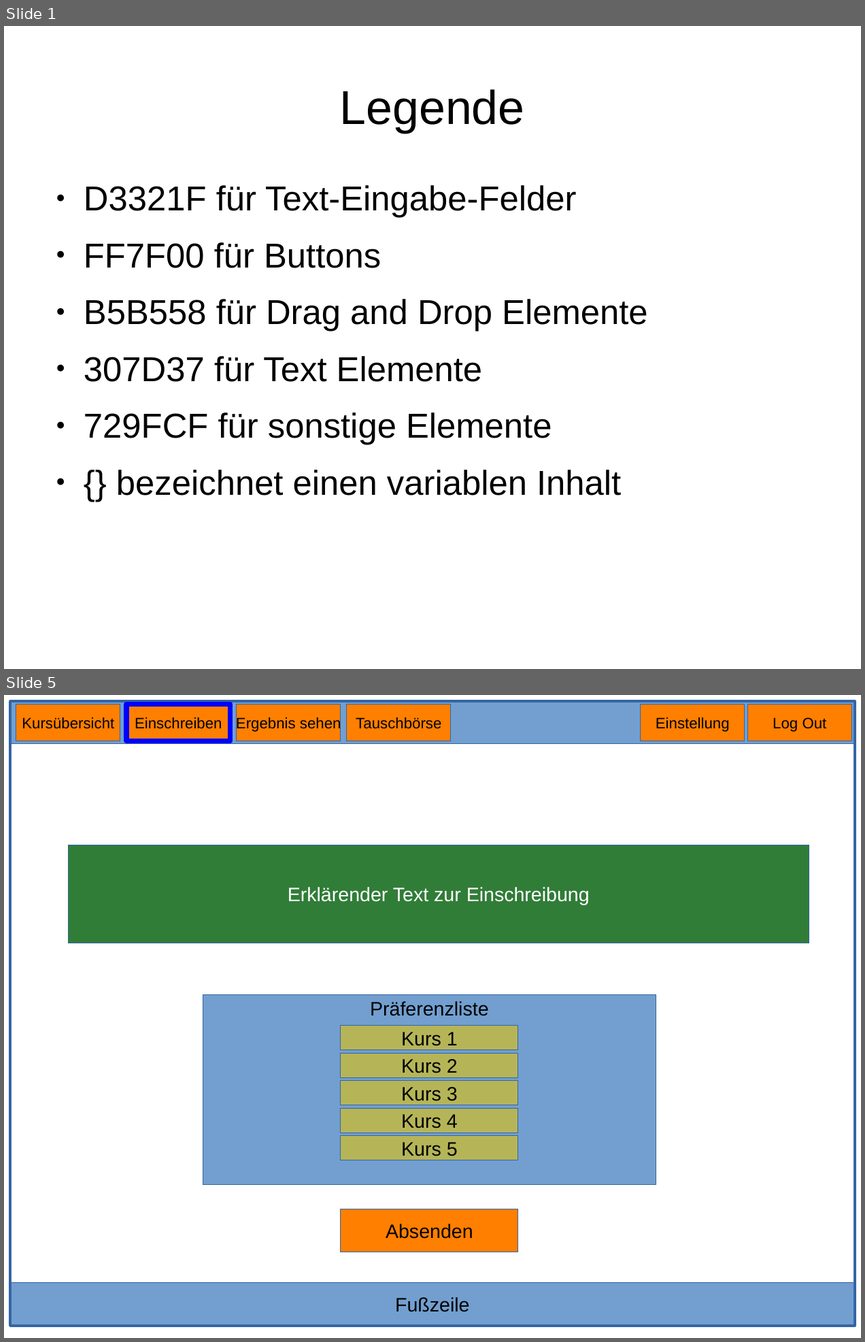
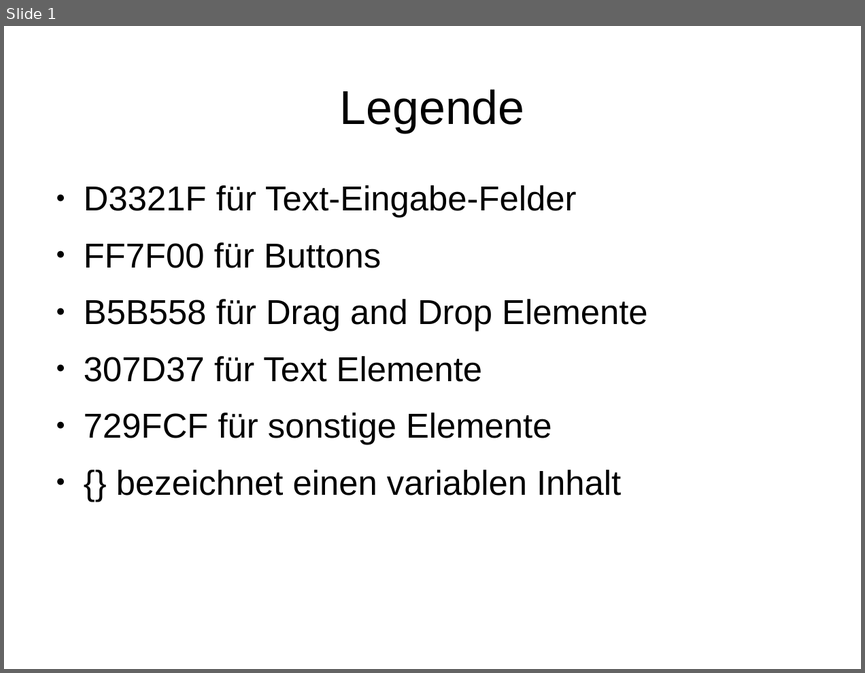
Before and after one commit to BWolfJena/BWolf, a slide deck: Backend MockUps.odp. Shown one above the other, each under a label of ours: slides 1 and 5 before the commit, slide 1 after it; the slides between them are not shown. The pictures are 865x1342 and 865x673 pixels, drawn with LibreOffice and Linux fonts; fonts in the diff are those of the drawing. Boxes give left, top, right and bottom in pixels: in the first picture for what was removed or moved away, otherwise in the second. Text is boxed around its words. In the diff, an @@ line names an element or a change of style, - is before the commit and + after.

```diff
--- a/Backend MockUps.odp
+++ b/Backend MockUps.odp
@@ slide 5 removed at <box>4,695,861,1338</box>, background #FFFFFF @@
@@ rectangle removed at <box>10,701,855,744</box> @@
@@ rectangle removed at <box>10,701,855,1325</box> @@
@@ rectangle removed at <box>16,705,121,741</box> @@
-Kursübersicht
@@ rectangle removed at <box>126,705,230,741</box> @@
-Einschreiben
@@ rectangle removed at <box>237,705,341,741</box> @@
-Ergebnis sehen
@@ rectangle removed at <box>347,705,451,741</box> @@
-Tauschbörse
@@ rectangle removed at <box>640,705,745,741</box> @@
-Einstellung
@@ rectangle removed at <box>748,705,852,741</box> @@
-Log Out
@@ rectangle removed at <box>69,845,810,943</box> @@
-Erklärender Text zur Einschreibung
@@ rectangle removed at <box>203,995,656,1185</box> @@
-Präferenzliste
@@ rectangle removed at <box>341,1025,518,1049</box> @@
-Kurs 1
@@ rectangle removed at <box>341,1053,518,1078</box> @@
-Kurs 2
@@ rectangle removed at <box>341,1081,518,1105</box> @@
-Kurs 3
@@ rectangle removed at <box>341,1108,518,1132</box> @@
-Kurs 4
@@ rectangle removed at <box>341,1136,518,1160</box> @@
-Kurs 5
@@ rectangle removed at <box>341,1209,518,1252</box> @@
-Absenden
@@ rectangle removed at <box>10,1283,855,1325</box> @@
-Fußzeile
```
Also in this commit, not shown: 1 slide changed, 3 slides added, 5 other slides removed.
